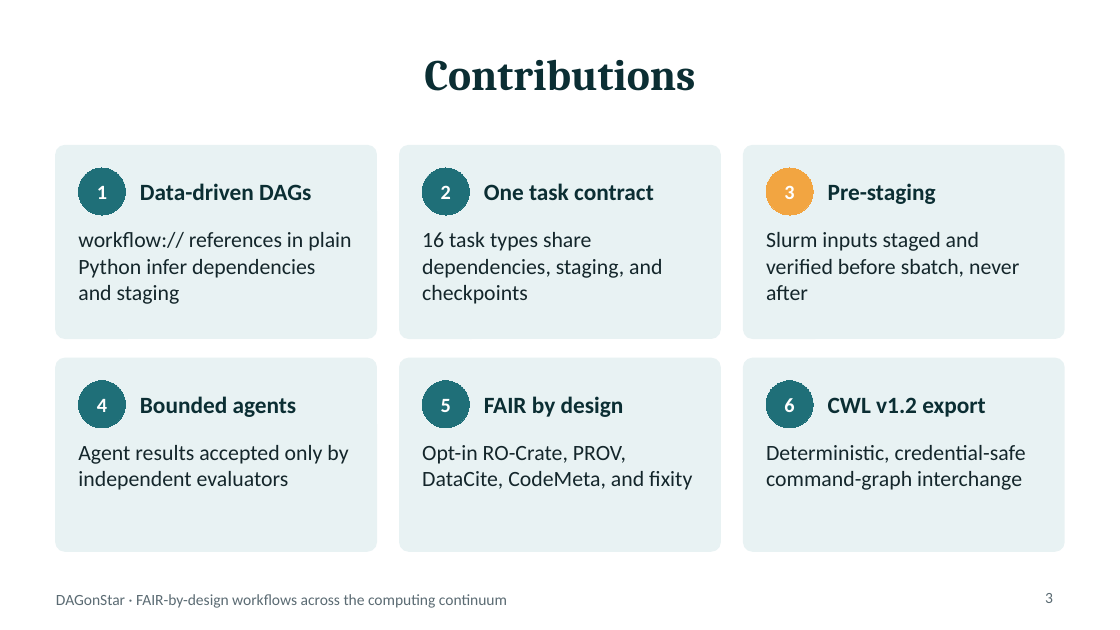
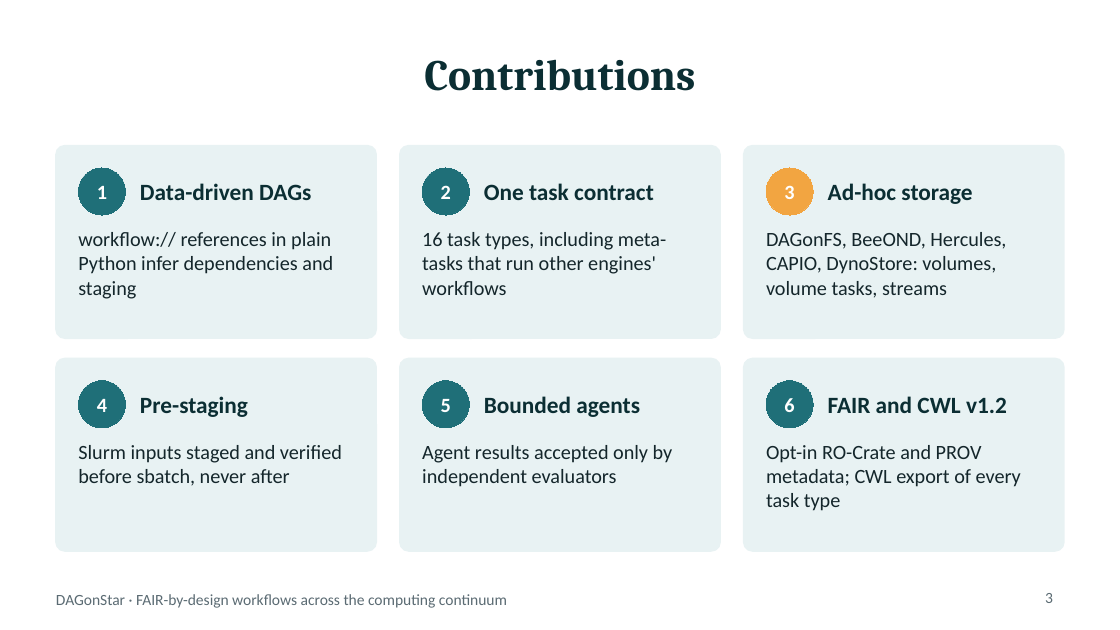
Before and after one commit to DagOnStar/dagonstar, a slide deck: slide 3 of docs/presentations/dagonstar_scientific_talk.pptx. Drawn at 1120x630 pixels with LibreOffice and Linux fonts; fonts in the diff are those of the drawing. Boxes give left, top, right and bottom in pixels: in the first picture for what was removed or moved away, otherwise in the second. Text is boxed around its words. In the diff, an @@ line names an element or a change of style, - is before the commit and + after.

```diff
--- a/docs/presentations/dagonstar_scientific_talk.pptx
+++ b/docs/presentations/dagonstar_scientific_talk.pptx
@@ text at box(828, 183, 972, 204): text changed @@
-Pre-staging
+Ad-hoc storage
@@ text "workflow:// references in plain Python ..." at box(78, 232, 333, 299): size 14 to 13 pt @@
@@ text at box(422, 232, 666, 295): text changed; size 14 to 13 pt @@
-16 task types share dependencies, staging, and checkpoints
+16 task types, including meta-tasks that run other engines' workflows
@@ text at box(766, 232, 1006, 298): text changed; size 14 to 13 pt @@
-Slurm inputs staged and verified before sbatch, never after
+DAGonFS, BeeOND, Hercules, CAPIO, DynoStore: volumes, volume tasks, streams
@@ text at box(140, 396, 248, 417): text changed @@
-Bounded agents
+Pre-staging
@@ text at box(484, 396, 640, 417): text changed @@
-FAIR by design
+Bounded agents
@@ text at box(828, 396, 1007, 413): text changed @@
-CWL v1.2 export
+FAIR and CWL v1.2
@@ text at box(78, 445, 342, 486): text changed; size 14 to 13 pt @@
-Agent results accepted only by independent evaluators
+Slurm inputs staged and verified before sbatch, never after
@@ text at box(422, 445, 673, 487): text changed; size 14 to 13 pt @@
-Opt-in RO-Crate, PROV, DataCite, CodeMeta, and fixity
+Agent results accepted only by independent evaluators
@@ text at box(766, 445, 1021, 511): text changed; size 14 to 13 pt @@
-Deterministic, credential-safe command-graph interchange
+Opt-in RO-Crate and PROV metadata; CWL export of every task type
```
Also in this commit, not shown: 7 other slides changed, 2 slides added, 3 other files.
